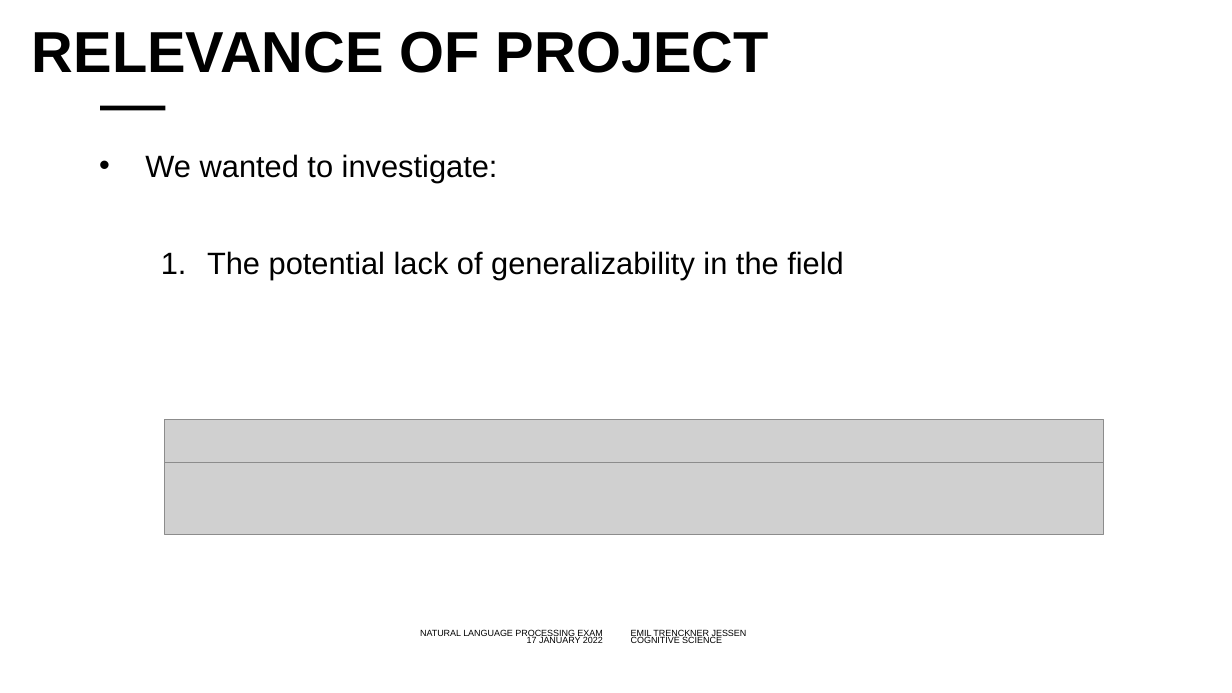
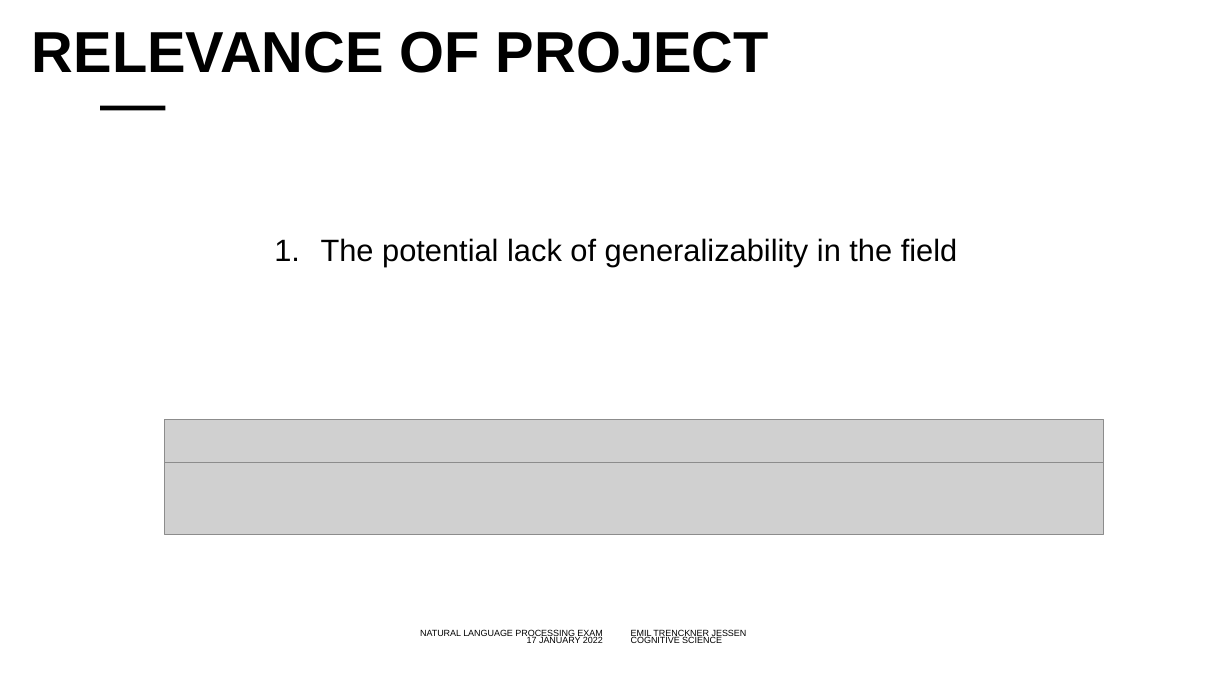
Before and after one commit to emiltj/NLP_oral_backup, a slide deck: slide 8 of Oral presentation/NLP.pptx. Drawn at 1232x693 pixels with LibreOffice and Linux fonts; fonts in the diff are those of the drawing; grey boxes stand for pictures; background and template pictures are left out. Boxes give left, top, right and bottom in pixels: in the first picture for what was removed or moved away, otherwise in the second. Text is boxed around its words. In the diff, an @@ line names an element or a change of style, - is before the commit and + after.

```diff
--- a/Oral presentation/NLP.pptx
+++ b/Oral presentation/NLP.pptx
@@ text at <box>145,154,498,183</box>: paragraph removed @@
-• We wanted to investigate:
@@ text "The potential lack of generalizability ...": place and size @@
-text "The potential lack of generalizability ..." at <box>145,154,843,280</box>
+text "The potential lack of generalizability ..." at <box>321,238,957,267</box>
@@ text "The potential lack of generalizability ..." at <box>321,238,957,267</box>: alignment left to centre; list level 2 to 1 in "The potential lack of generalizability ..." @@
```
Also in this commit, not shown: 16 other slides changed, 1 slide added, 1 other file.
